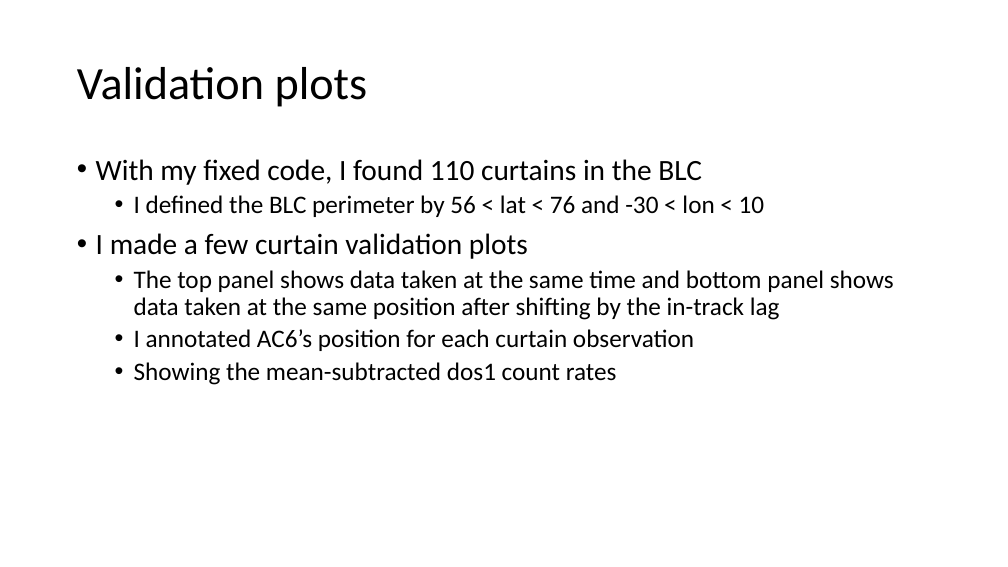
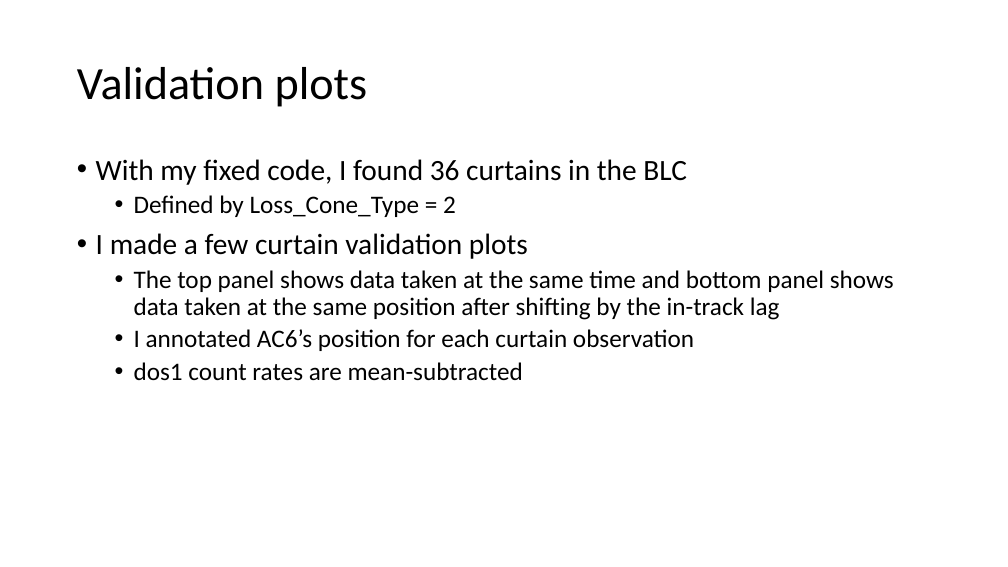
Before and after one commit to mshumko/ac6_curtains, a slide deck: slide 3 of reports/20191206_ac6_curtains_in_blc.pptx. Drawn at 1008x567 pixels with LibreOffice and Linux fonts; fonts in the diff are those of the drawing. Boxes give left, top, right and bottom in pixels: in the first picture for what was removed or moved away, otherwise in the second. Text is boxed around its words. In the diff, an @@ line names an element or a change of style, - is before the commit and + after.

```diff
--- a/reports/20191206_ac6_curtains_in_blc.pptx
+++ b/reports/20191206_ac6_curtains_in_blc.pptx
@@ text at [96,159,687,217]: text changed; size 24 to 28 pt @@
-• With my fixed code, I found 110 curtains in the BLC
-  • I defined the BLC perimeter by 56 < lat < 76 and -30 < lon < 10
+• With my fixed code, I found 36 curtains in the BLC
+  • Defined by Loss_Cone_Type = 2
@@ text at [134,362,523,381]: text changed @@
-  • Showing the mean-subtracted dos1 count rates
+  • dos1 count rates are mean-subtracted
```
Also in this commit, not shown: 1 slide added, 1 other file.
